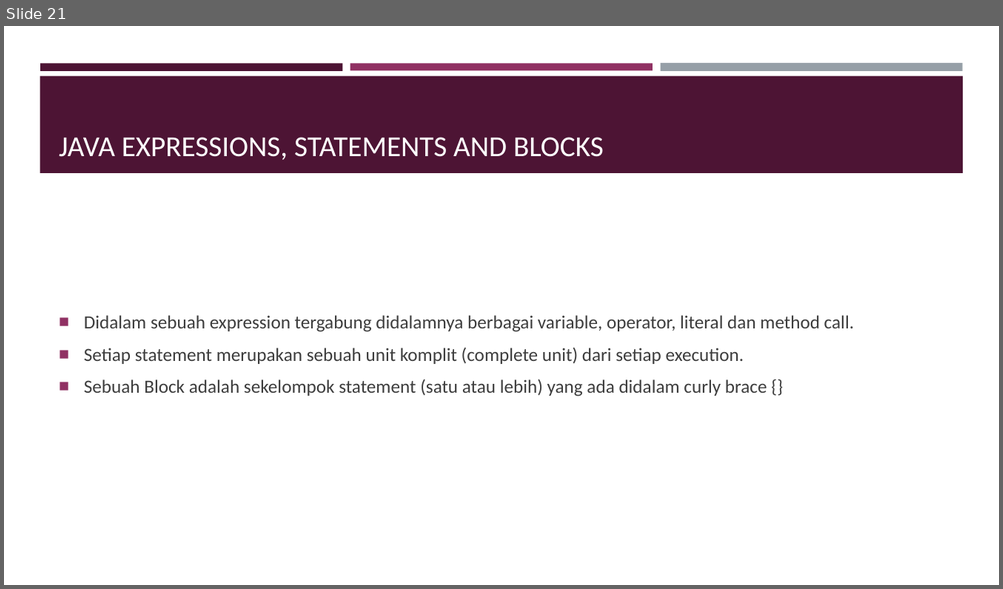
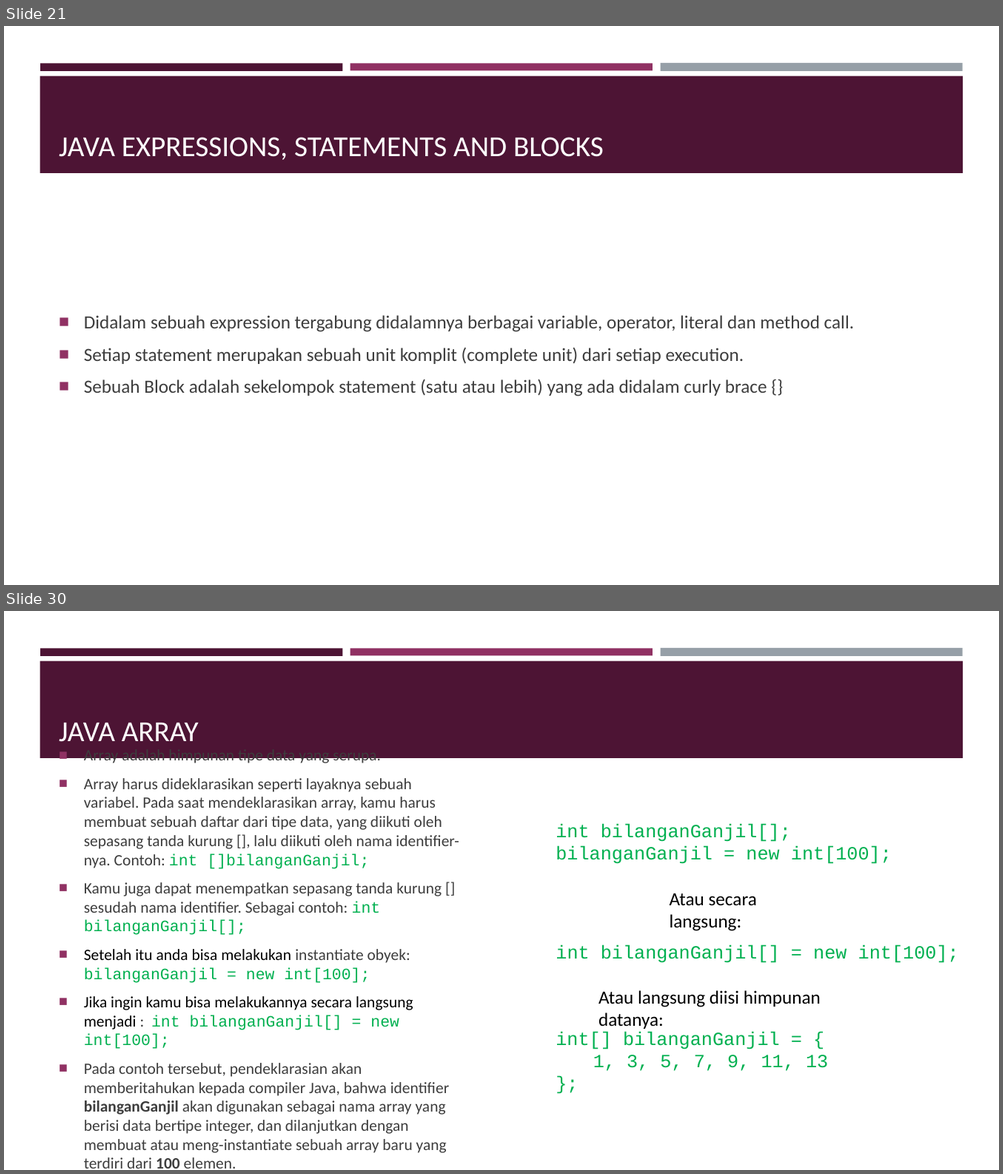
Before and after one commit to ahmadcahyana/bootcamp_java_fundamental, a slide deck: Bootcamp.pptx. Shown one above the other, each under a label of ours: slide 21 before the commit, slides 21 and 30 after it; the slides between them are not shown. The pictures are 1003x589 and 1003x1174 pixels, drawn with LibreOffice and Linux fonts; fonts in the diff are those of the drawing. Boxes give left, top, right and bottom in pixels: in the first picture for what was removed or moved away, otherwise in the second. Text is boxed around its words. In the diff, an @@ line names an element or a change of style, - is before the commit and + after.

```diff
--- a/Bootcamp.pptx
+++ b/Bootcamp.pptx
@@ slide 30 added at (4,611,999,1170), background #FFFFFF; not listed: 4 template elements that a slide beside it also shows @@
@@ title added at (59,723,199,742), 28 pt, text #FFFFFF @@
+JAVA ARRAY
@@ text added at (84,758,458,1169), 15.3 pt, text #3D3D3D @@
+■ Array adalah himpunan tipe data yang serupa.
+■ Array harus dideklarasikan seperti layaknya sebuah variabel. Pada saat mendeklarasikan array, kamu harus membuat sebuah daftar dari tipe data, yang diikuti oleh sepasang tanda kurung [], lalu diikuti oleh nama identifier-nya. Contoh: int []bilanganGanjil;
+■ Kamu juga dapat menempatkan sepasang tanda kurung [] sesudah nama identifier. Sebagai contoh: int bilanganGanjil[];
+■ Setelah itu anda bisa melakukan instantiate obyek: bilanganGanjil = new int[100];
+■ Jika ingin kamu bisa melakukannya secara langsung menjadi : int bilanganGanjil[] = new int[100];
+■ Pada contoh tersebut, pendeklarasian akan memberitahukan kepada compiler Java, bahwa identifier bilanganGanjil akan digunakan sebagai nama array yang berisi data bertipe integer, dan dilanjutkan dengan membuat atau meng-instantiate sebuah array baru yang terdiri dari 100 elemen.
@@ text added at (555,823,891,864), 18 pt, text #00B050 @@
+int bilanganGanjil[];
+bilanganGanjil = new int[100];
@@ text added at (669,893,757,931), 18 pt, text #000000 @@
+Atau secara langsung:
@@ text added at (555,945,959,963), 18 pt, text #00B050 @@
+int bilanganGanjil[] = new int[100];
@@ text added at (598,991,820,1029), 18 pt, text #000000 @@
+Atau langsung diisi himpunan datanya:
@@ text added at (555,1031,828,1071), 18 pt, text #00B050 @@
+int[] bilanganGanjil = {
+1, 3, 5, 7, 9, 11, 13
+};
```
Also in this commit, not shown: 10 other slides added, 2 other files.
